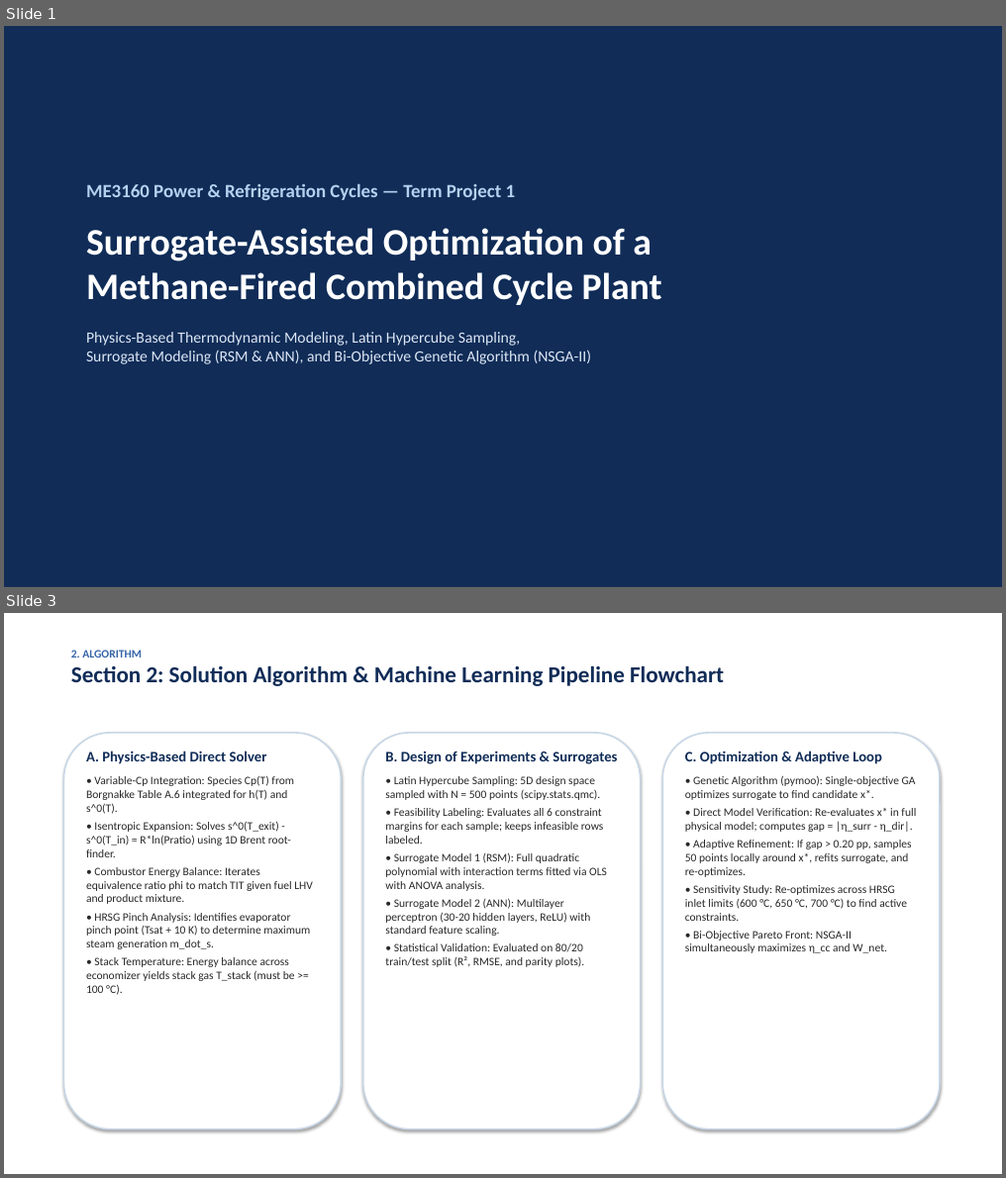
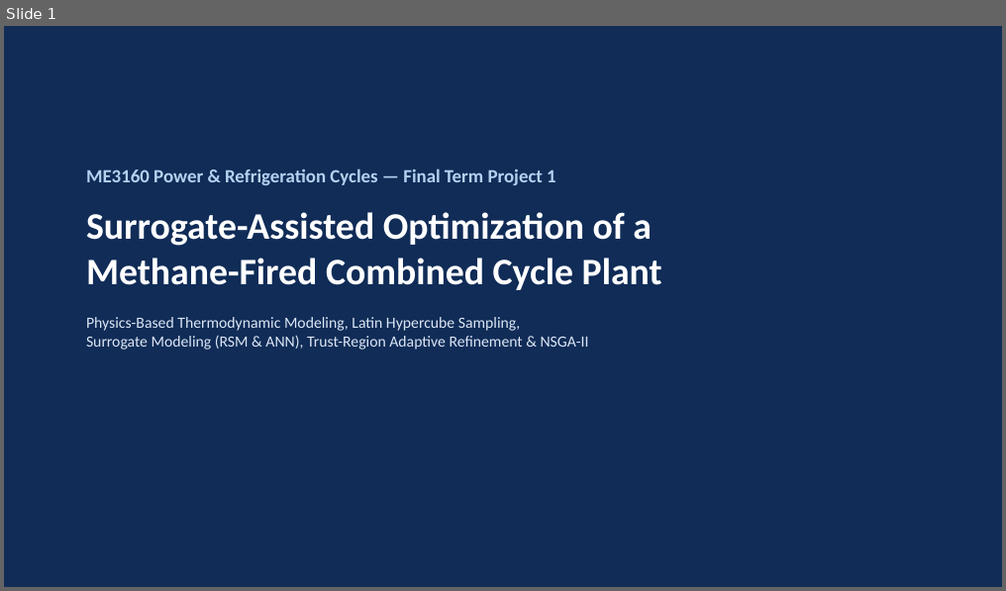
Before and after one commit to vishnu-v45/power-and-registration_final, a slide deck: Project_1_Combined_Cycle/Project1_Presentation.pptx. Shown one above the other, each under a label of ours: slides 1 and 3 before the commit, slide 1 after it; the slides between them are not shown. The pictures are 1006x1178 and 1006x591 pixels, drawn with LibreOffice and Linux fonts; fonts in the diff are those of the drawing. Boxes give left, top, right and bottom in pixels: in the first picture for what was removed or moved away, otherwise in the second. Text is boxed around its words. In the diff, an @@ line names an element or a change of style, - is before the commit and + after.

Commit message:
Phase 3: Regenerate presentation decks with labeled schematics/flowcharts and generate publication-quality multi-page PDF reports for both projects

```diff
--- a/Project_1_Combined_Cycle/Project1_Presentation.pptx
+++ b/Project_1_Combined_Cycle/Project1_Presentation.pptx
@@ slide 3 removed at box(4, 613, 1002, 1174), background #FFFFFF @@
@@ text removed at box(71, 650, 724, 686) @@
-2. ALGORITHM
-Section 2: Solution Algorithm & Machine Learning Pipeline Flowchart
@@ rounded rectangle removed at box(63, 733, 341, 1130) @@
@@ text removed at box(86, 751, 313, 995) @@
-A. Physics-Based Direct Solver
-• Variable-Cp Integration: Species Cp(T) from Borgnakke Table A.6 integrated for h(T) and s^0(T).
-• Isentropic Expansion: Solves s^0(T_exit) - s^0(T_in) = R*ln(Pratio) using 1D Brent root-finder.
-• Combustor Energy Balance: Iterates equivalence ratio phi to match TIT given fuel LHV and product mixture.
-• HRSG Pinch Analysis: Identifies evaporator pinch point (Tsat + 10 K) to determine maximum steam generation m_dot_s.
-• Stack Temperature: Energy balance across economizer yields stack gas T_stack (must be >= 100 °C).
@@ rounded rectangle removed at box(363, 733, 641, 1130) @@
@@ text removed at box(385, 751, 617, 967) @@
-B. Design of Experiments & Surrogates
-• Latin Hypercube Sampling: 5D design space sampled with N = 500 points (scipy.stats.qmc).
-• Feasibility Labeling: Evaluates all 6 constraint margins for each sample; keeps infeasible rows labeled.
-• Surrogate Model 1 (RSM): Full quadratic polynomial with interaction terms fitted via OLS with ANOVA analysis.
-• Surrogate Model 2 (ANN): Multilayer perceptron (30-20 hidden layers, ReLU) with standard feature scaling.
-• Statistical Validation: Evaluated on 80/20 train/test split (R², RMSE, and parity plots).
@@ rounded rectangle removed at box(662, 733, 940, 1130) @@
@@ text removed at box(685, 751, 916, 954) @@
-C. Optimization & Adaptive Loop
-• Genetic Algorithm (pymoo): Single-objective GA optimizes surrogate to find candidate x*.
-• Direct Model Verification: Re-evaluates x* in full physical model; computes gap = |η_surr - η_dir|.
-• Adaptive Refinement: If gap > 0.20 pp, samples 50 points locally around x*, refits surrogate, and re-optimizes.
-• Sensitivity Study: Re-optimizes across HRSG inlet limits (600 °C, 650 °C, 700 °C) to find active constraints.
-• Bi-Objective Pareto Front: NSGA-II simultaneously maximizes η_cc and W_net.
@@ slide 1 changed as well @@
@@ text "ME3160 Power & Refrigeration Cycles ...": place and size @@
-text "ME3160 Power & Refrigeration Cycles ..." at box(86, 183, 662, 365)
+text "ME3160 Power & Refrigeration Cycles ..." at box(86, 169, 662, 350)
@@ text at box(86, 169, 556, 185): text changed @@
-ME3160 Power & Refrigeration Cycles — Term Project 1
+ME3160 Power & Refrigeration Cycles — Final Term Project 1
@@ text at box(86, 317, 589, 350): text changed @@
-Physics-Based Thermodynamic Modeling, Latin Hypercube Sampling,
-Surrogate Modeling (RSM & ANN), and Bi-Objective Genetic Algorithm (NSGA-II)
+Physics-Based Thermodynamic Modeling, Latin Hypercube Sampling,
+Surrogate Modeling (RSM & ANN), Trust-Region Adaptive Refinement & NSGA-II
```
Also in this commit, not shown: 7 other slides changed, 2 slides added, 17 other files.
